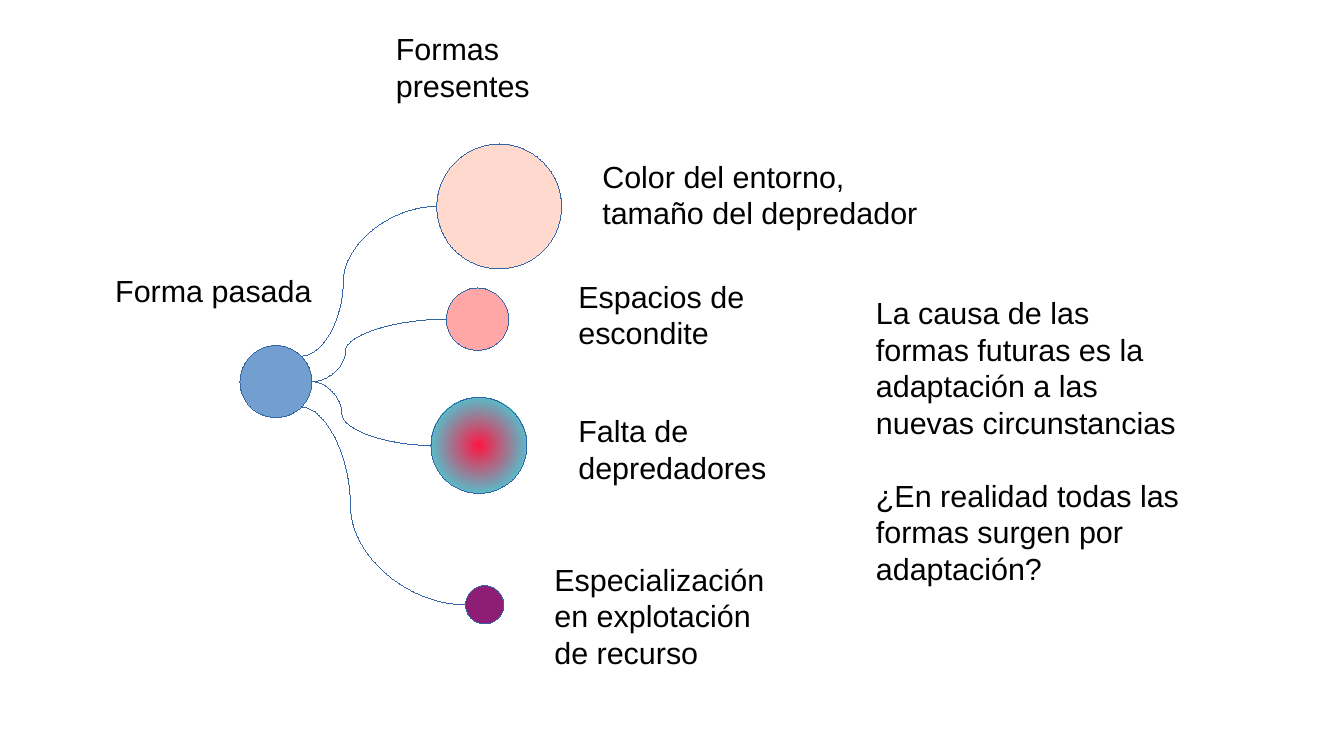
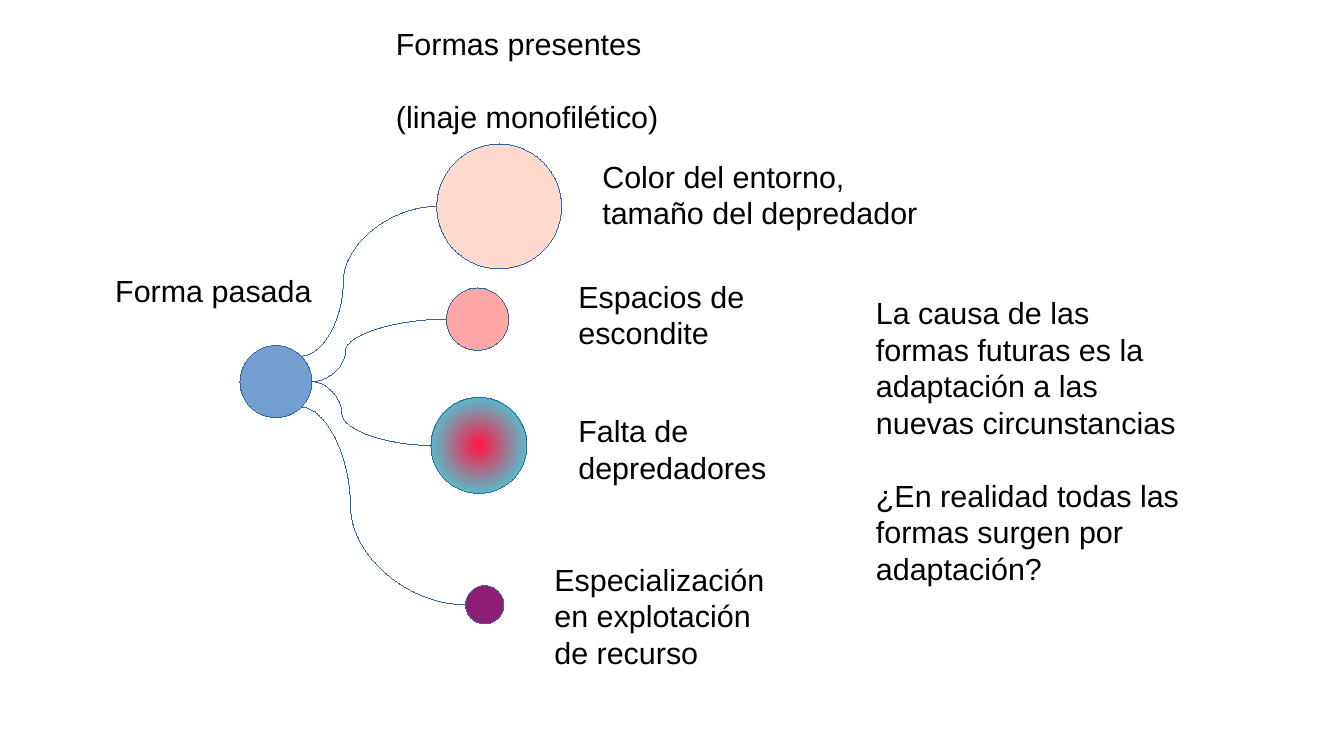
Before and after one commit to gerardommc/Biogeo-Macroecologia, a slide deck: slide 3 of Radiacion.odp. Drawn at 1344x756 pixels with LibreOffice and Linux fonts; fonts in the diff are those of the drawing. Boxes give left, top, right and bottom in pixels: in the first picture for what was removed or moved away, otherwise in the second. Text is boxed around its words. In the diff, an @@ line names an element or a change of style, - is before the commit and + after.

```diff
--- a/Radiacion.odp
+++ b/Radiacion.odp
@@ text at (x1=396, y1=105, x2=659, y2=134): paragraph added @@
+(linaje monofilético)
```
Also in this commit, not shown: 4 slides added, 1 slide removed, 4 other files.
